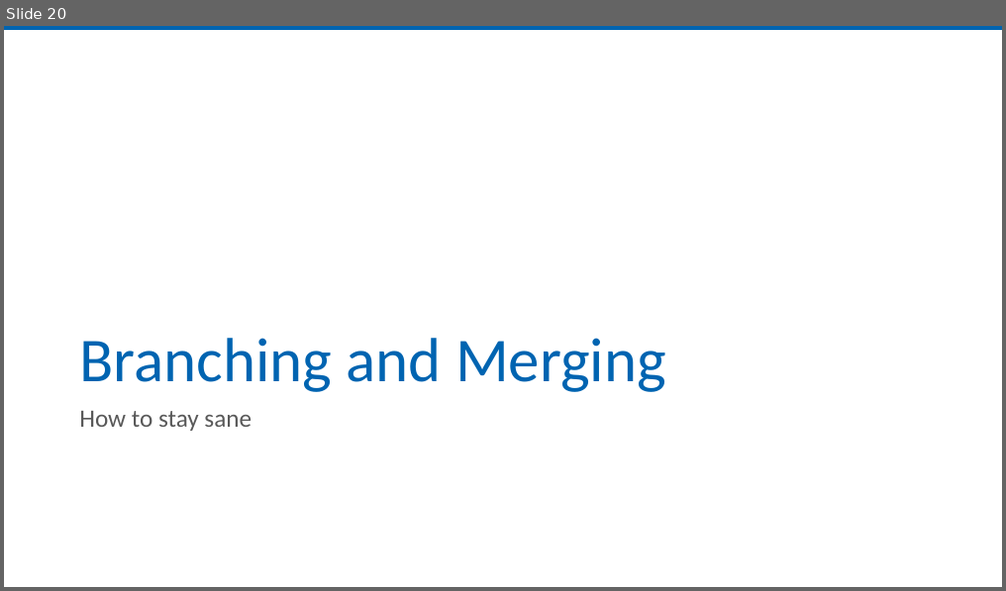
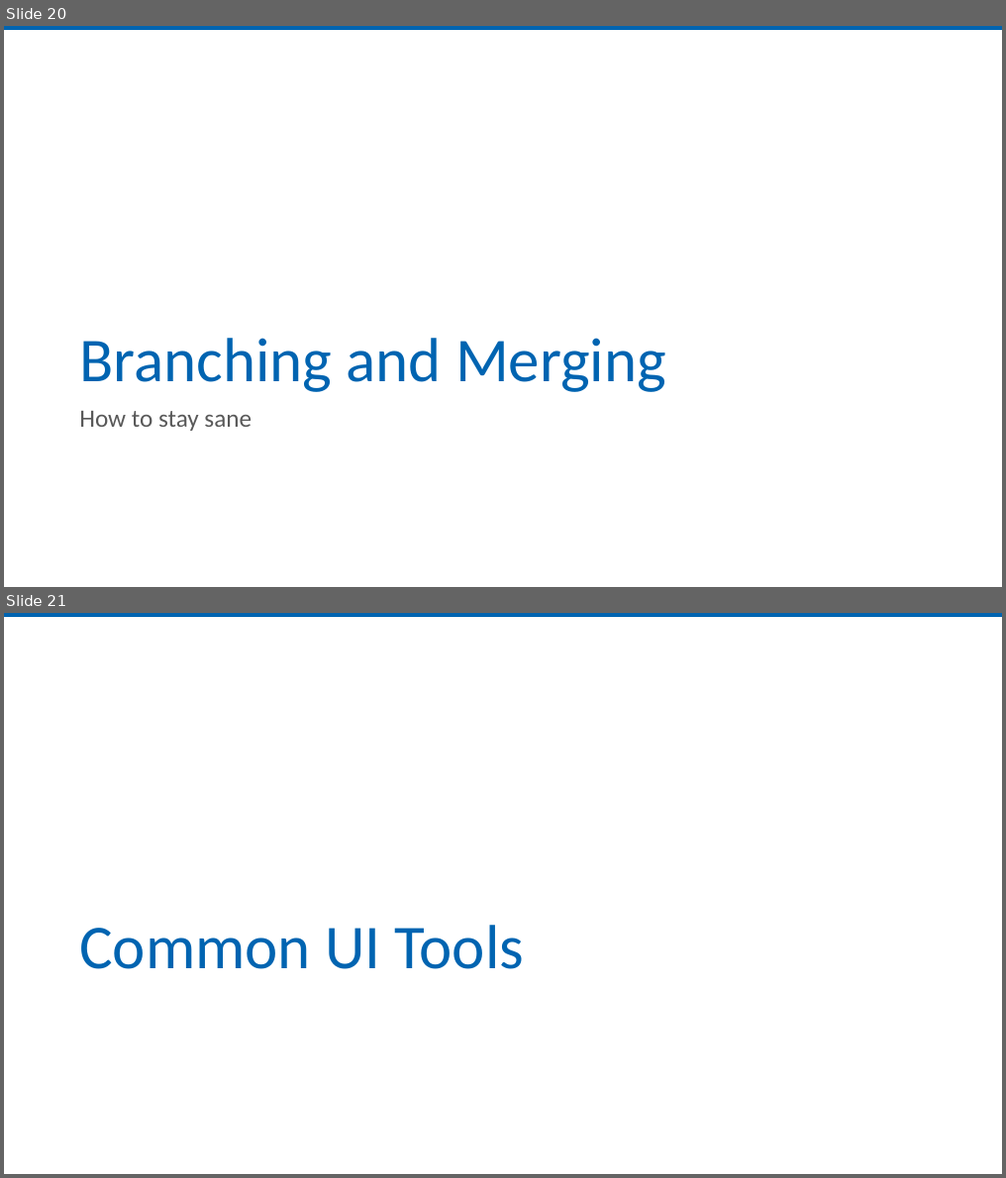
Before and after one commit to jmreynolds/Git-For-Normal-Developers, a slide deck: Slides/Git for the Normal Developer.pptx. Shown one above the other, each under a label of ours: slide 20 before the commit, slides 20 and 21 after it. The pictures are 1006x591 and 1006x1178 pixels, drawn with LibreOffice and Linux fonts; fonts in the diff are those of the drawing; background and template pictures are left out. Boxes give left, top, right and bottom in pixels: in the first picture for what was removed or moved away, otherwise in the second. Text is boxed around its words. In the diff, an @@ line names an element or a change of style, - is before the commit and + after.

```diff
--- a/Slides/Git for the Normal Developer.pptx
+++ b/Slides/Git for the Normal Developer.pptx
@@ slide 21 added at (x1=4, y1=613, x2=1002, y2=1174), background #FFFFFF; not listed: 1 template element that a slide beside it also shows @@
@@ title added at (x1=79, y1=925, x2=525, y2=969), 60 pt, text #0064B1 @@
+Common UI Tools
```
Also in this commit, not shown: 1 slide changed, 4 other slides added.
